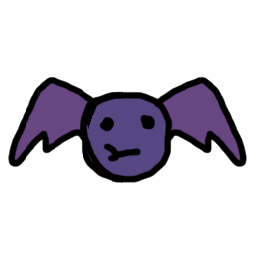
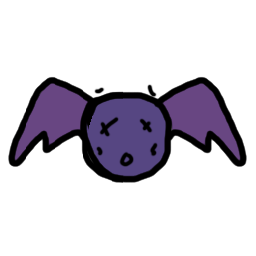
Layer changes from the first 256x256 image to the second:
painted on "Layer 2" over (x1=94, y1=84, x2=158, y2=167)
